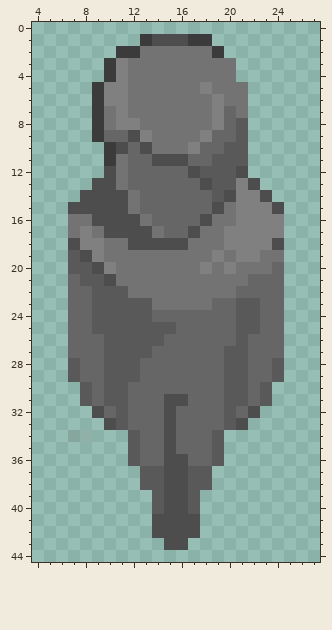
One commit to this pixel-art sprite: Game Arts/CharacterIdlePose.png. Above: the version before the commit.
The file is 32x48 pixels. Colours within 5 levels of each other are drawn and written as one. Shown: x 4..27, y 0..44.
After:
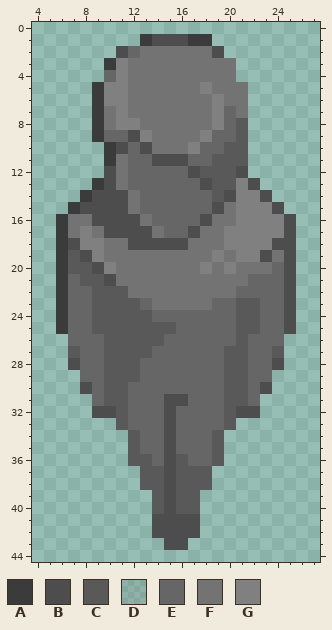
Palette (. is transparent): A #3b3b3b  B #4d4d4d  C #595959  D #66666626  E #666666  F #737373  G #808080
Change:
{"y":2,"x":11,"old":"AA","new":"BE"}
{"y":2,"x":19,"old":"A","new":"B"}
{"y":4,"x":10,"old":"A","new":"E"}
{"y":13,"x":9,"old":"B","new":"A"}
{"y":14,"x":8,"old":"B","new":"A"}
{"y":15,"x":7,"old":"B","new":"A"}
{"y":16,"x":6,"old":".","new":"A"}
{"y":16,"x":25,"old":".","new":"B"}
{"y":17,"x":6,"old":".","new":"A"}
{"y":17,"x":25,"old":".","new":"B"}
{"y":18,"x":6,"old":".","new":"A"}
{"y":18,"x":25,"old":".","new":"B"}
{"y":19,"x":6,"old":".","new":"A"}
{"y":19,"x":23,"old":"F","new":"B"}
{"y":19,"x":25,"old":".","new":"B"}
{"y":20,"x":6,"old":".","new":"A"}
{"y":20,"x":25,"old":".","new":"B"}
{"y":21,"x":6,"old":".","new":"A"}
{"y":21,"x":25,"old":".","new":"B"}
{"y":22,"x":6,"old":".","new":"A"}
{"y":22,"x":25,"old":".","new":"B"}
{"y":23,"x":6,"old":".","new":"A"}
{"y":23,"x":13,"old":"C","new":"E"}
{"y":23,"x":25,"old":".","new":"B"}
{"y":24,"x":6,"old":".","new":"A"}
{"y":24,"x":25,"old":".","new":"B"}
{"y":25,"x":6,"old":".","new":"A"}
{"y":25,"x":25,"old":".","new":"B"}
{"y":27,"x":7,"old":"E","new":"C"}
{"y":27,"x":24,"old":"E","new":"C"}
{"y":28,"x":7,"old":"C","new":"B"}
{"y":28,"x":24,"old":"C","new":"B"}
{"y":29,"x":7,"old":"C","new":"."}
{"y":29,"x":24,"old":"C","new":"."}
{"y":30,"x":8,"old":"C","new":"B"}
{"y":30,"x":23,"old":"C","new":"B"}
{"y":31,"x":8,"old":"C","new":"."}
{"y":31,"x":23,"old":"C","new":"."}
{"y":32,"x":10,"old":"E","new":"B"}
{"y":32,"x":21,"old":"E","new":"B"}
{"y":33,"x":10,"old":"B","new":"."}
{"y":33,"x":21,"old":"B","new":"."}
{"y":34,"x":7,"old":"DD","new":".."}
{"y":36,"x":13,"old":"E","new":"C"}
{"y":36,"x":16,"old":"B","new":"C"}
{"y":37,"x":16,"old":"B","new":"C"}
{"y":38,"x":16,"old":"B","new":"C"}
{"y":39,"x":16,"old":"B","new":"C"}
{"y":40,"x":16,"old":"B","new":"C"}
{"label":"changed","picture_box":[104,46,140,82]}
{"label":"changed","picture_box":[212,46,224,58]}
{"label":"changed","picture_box":[56,178,296,514]}
